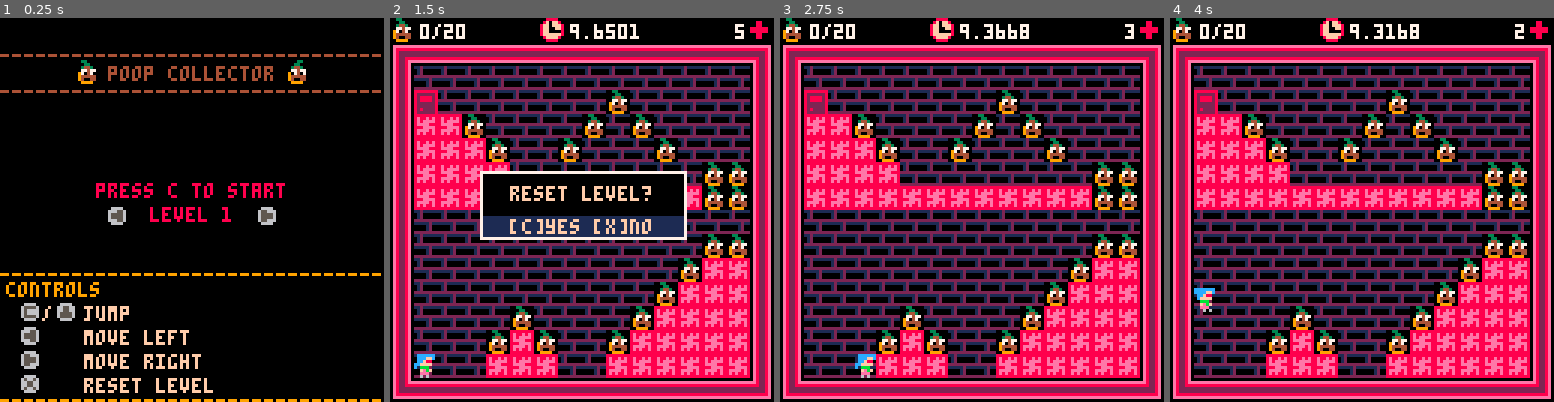
Above: before the commit, frames 1-4 (left to right).
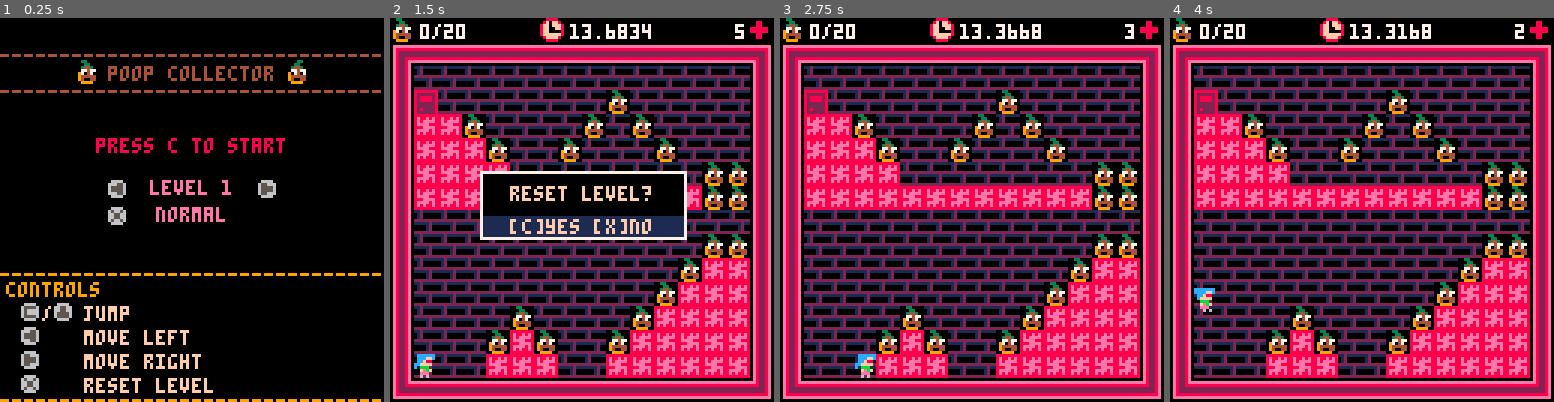
Above: after the commit, the same moments.

Repository: odinn1984/PICO8-Poop-Collector
Game: PICO-8 cartridge poop-collector.p8
Same seed, same stepped clock (60 frames per second), same inputs: the game is played once before the commit and once after it.
Inputs:
- Up to frame 1 (0.25 s): no input
- Up to frame 2 (1.5 s): tap X (X key) at 0.33, 1.07 s; tap O (Z key) at 0.7 s
- Up to frame 3 (2.75 s): hold Right 1.6-2.1 s; tap O (Z key) at 1.7, 2.1, 2.5 s; tap X (X key) at 1.85 s; hold Up 2.15-2.42 s; hold Right from 2.47 s (still down)
- Up to frame 4 (4 s): tap O (Z key) at 2.9, 3.3, 3.7 s; tap X (X key) at 2.97 s; release Right at 3.03 s; hold Left 3.08-3.58 s; hold Down 3.63-3.97 s

The runs differ from the first frame. In frame 1, 2.8% of the frame differs, in the area x 14-75%, y 31-79%; in frame 2, 0.3%; in frame 3, 0.3%; in frame 4, 0.4%.

Commit message:
feat: add difficulties to game

Diff:
--- a/poop-collector.p8
+++ b/poop-collector.p8
@@ -38,12 +38,12 @@
 000000008282222880eeee0808ffff80000880000000000000000000000000000000000000000000000000000000000000000000000000000000000000000000
 00000000822222288eeeeee800888800000000000000000000000000000000000000000000000000000000000000000000000000000000000000000000000000
 00000000003300000000330000000000000000000000000000000000000000000000000000000000000000000000000000000000000000000000000000000000
-00000000000330000003300000000000000000000000000000000000000000000000000000000000000000000066660000666600006666000066660000666600
-00000000003443000034430000000000000000000000000000000000000000000000000000000000000000000655666006655660066655600655556006566560
-00000000007747700077477000000000000000000000000000000000000000000000000000000000000000000655556006655660065555600656666006655660
-00000000097047000907407000000000000000000000000000000000000000000000000000000000000000000655556006555560065555600656666006655660
-00000000094444400944444000000000000000000000000000000000000000000000000000000000000000000655666006555560066655600655556006566560
-00000000094004400940044000000000000000000000000000000000000000000000000000000000000000000066660000666600006666000066660000666600
+00000000000330000003300000000000000000000000000000000000000000000000000000000000006666000066660000666600006666000066660000666600
+00000000003443000034430000000000000000000000000000000000000000000000000000000000065555600655666006655660066655600655556006566560
+00000000007747700077477000000000000000000000000000000000000000000000000000000000065555600655556006655660065555600656666006655660
+00000000097047000907407000000000000000000000000000000000000000000000000000000000066556600655556006555560065555600656666006655660
+00000000094444400944444000000000000000000000000000000000000000000000000000000000066556600655666006555560066655600655556006566560
+00000000094004400940044000000000000000000000000000000000000000000000000000000000006666000066660000666600006666000066660000666600
 00000000009999000099990000000000000000000000000000000000000000000000000000000000000000000000000000000000000000000000000000000000
 0cccccc00cccccc00cccccc00cccccc0ccccccc00000000000000000000000000000000000000000000000000000000000000000000000000000000000000000
 0cccffc00cccffc00cccffc00cccffc0ccccffc00000000000000000000000000000000000000000000000000000000000000000000000000000000000000000
--- a/src/constants.lua
+++ b/src/constants.lua
@@ -37,6 +37,7 @@
 SFX_TICK = 6
 SFX_TICK_ALARM = 7
 SFX_GAME_OVER = 8
+SFX_MAIN_MENU_BUTTON = 9
 
 -- Sprites
 SPR_EMPTY = 8
@@ -53,6 +54,7 @@
 SPR_LIVES = 36
 SPR_RIGHT = 59
 SPR_UP = 60
+SPR_DOWN = 58
 SPR_LEFT = 61
 SPR_C = 62
 SPR_X = 63
@@ -64,3 +66,7 @@
 STATE_GAME_WIN = 3
 STATE_GAME_LOST = 4
 STATE_GAME_OVER = 5
+
+-- Strings
+EASY_DIFFICULTY = "easy"
+NORMAL_DIFFICULTY = "normal"
--- a/src/gamemode.lua
+++ b/src/gamemode.lua
@@ -1,4 +1,4 @@
-local number_of_levels = 0
+local number_of_levels = 32
 local current_level = 0
 local poops_to_collect = 0
 local poops_collected = 0
@@ -8,11 +8,10 @@
 local frame_time_interval = 1/60
 local ticks = 0
 local maps = {}
+local difficulty = NORMAL_DIFFICULTY
 
 function initgamemode()
     maps = get_maps()
-    number_of_levels = #maps
-    current_level = 0
     poops_to_collect = 0
     poops_collected = 0
     sec_for_level = 20
@@ -97,6 +96,26 @@
     return poops_collected
 end
 
+function get_difficulty()
+    return difficulty
+end
+
+function set_difficulty(dif)
+    if dif != EASY_DIFFICULTY and dif != NORMAL_DIFFICULTY then
+        return false
+    end
+
+    difficulty = dif
+end
+
+function toggle_difficulty()
+    if difficulty == NORMAL_DIFFICULTY then
+        difficulty = EASY_DIFFICULTY
+    else
+        difficulty = NORMAL_DIFFICULTY
+    end
+end
+
 function collect_poop()
     if poops_collected <= poops_to_collect then
         sfx(SFX_PICKUP_POOP)
--- a/src/main.lua
+++ b/src/main.lua
@@ -3,9 +3,6 @@
 
 function _init()
     player = new_player()
-    maps = get_maps()
-
-    initgamemode()
 end
 
 function _draw()
@@ -43,17 +40,21 @@
     chprint("poop collector", 16, 4)
     spr(SPR_POOP_2, 95, 14)
     chprint("--------------------------------", 22, 4)
-    chprint("press c to start", 55, 8)
 
-    spr(SPR_LEFT, 35, 62)
-    chprint("level "..(get_current_level_num()+1), 63, 8)
-    spr(SPR_RIGHT, 85, 62)
+    chprint("press c to start", 40, 8)
+
+    spr(SPR_LEFT, 35, 53)
+    chprint("level "..(get_current_level_num()+1), 54, 14)
+    spr(SPR_RIGHT, 85, 53)
+
+    spr(SPR_X, 35, 62)
+    chprint(get_difficulty(), 63, 14)
 
     chprint("--------------------------------", 83, 9)
     print("controls", 2, 88, 9)
     spr(SPR_C, 6, 94)
     print("/", 14, 96, 15)
-    spr(SPR_UP, 18, 94)
+    spr(SPR_UP, 17, 94)
     print("jump", 28, 96, 15)
     spr(SPR_LEFT, 6, 102)
     print("move left", 28, 104, 15)
@@ -108,12 +109,19 @@
     local current_level_num = get_current_level_num()
 
     if btnp(BUTTON_O) then
+        maps = get_maps()
+        initgamemode()
         start_next_level()
         game_state = STATE_GAME_LOOP
     elseif btnp(BUTTON_LEFT) then
+        sfx(SFX_MAIN_MENU_BUTTON)
         set_current_level_num((current_level_num-1)%get_level_amount())
     elseif btnp(BUTTON_RIGHT) then
+        sfx(SFX_MAIN_MENU_BUTTON)
         set_current_level_num((current_level_num+1)%get_level_amount())
+    elseif btnp(BUTTON_X) then
+        sfx(SFX_MAIN_MENU_BUTTON)
+        toggle_difficulty()
     end
 end
 
--- a/src/map.lua
+++ b/src/map.lua
@@ -1,4 +1,5 @@
 function create_map_data(level_num, time)
+    local extra_time = get_difficulty() == NORMAL_DIFFICULTY and 0 or 4
     local map = {
         x=0,
         y=0,
@@ -8,7 +9,7 @@
         h=16,
         doorcelx=0,
         doorcely=0,
-        time=time,
+        time=time+extra_time,
     }
 
     for i=map.celx,map.celx+map.w do
@@ -35,7 +36,7 @@
         create_map_data(7, 10),
         create_map_data(8, 9),
         create_map_data(9, 10),
-        create_map_data(10, 8),
+        create_map_data(10, 10),
         create_map_data(11, 11),
         create_map_data(12, 9),
         create_map_data(13, 8),
Not shown, changed: the sound effects (__sfx__) section of poop-collector.p8
Not shown, changed: README.md
